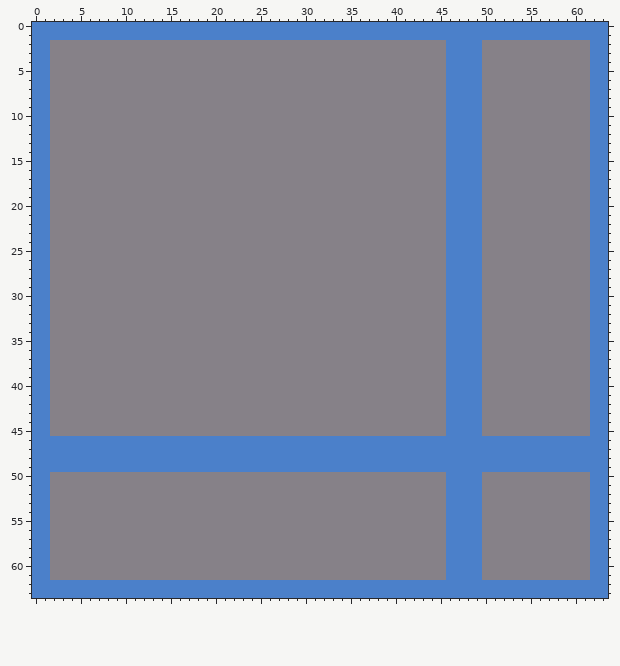
One commit to this pixel-art sprite: Assets/Tiles/Dungeon tileset.png. The picture above was drawn from the file before the commit.
The file is 64x64 pixels.
The result:
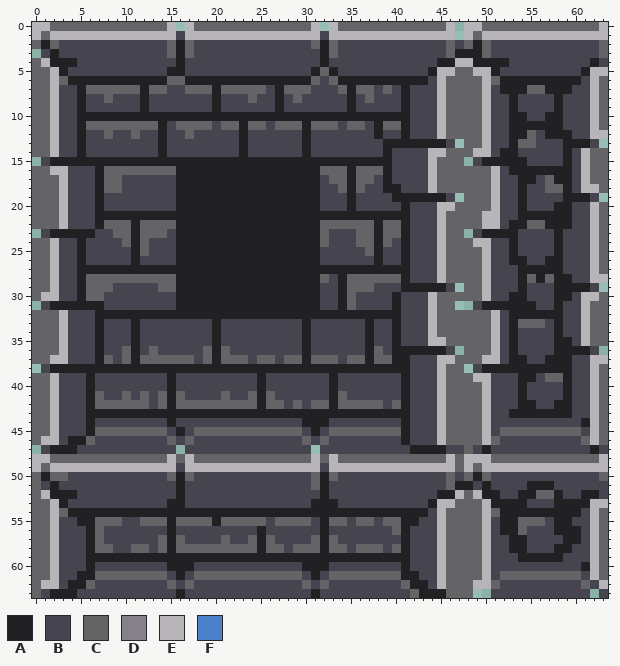
Palette (. is transparent): A #212123  B #45444f  C #646365  D #868188  E #b8b5b9  F #4b80ca
From the commit log: Create basic Dungeon Tileset
Changes in this commit:
Changed rows in their new state; - is an unchanged pixel.
first column x 0:
 0 EECCCCCCCCCCCCCE.ECCCCCCCCCCCCCE.ECCCCCCCCCCCCE.EECCCCCCCCCCCCCE
 1 ECEEEEEEEEEEEEEEBEEEEEEEEEEEEEEEBEEEEEEEEEEEEEE.ECEEEEEEEEEEEEEE
 2 CACBBBBBBBBBBBBCACBBBBBBBBBBBBBCACBBBBBBBBBBBBCBCACBBBBBBBBBBBBC
 3 .BABBBBBBBBBBBBCACBBBBBBBBBBBBBBACBBBBBBBBBBBBCAAACBBBBBBBBBBBBC
 4 CEAAABBBBBBBBBBBABBBBBBBBBBBBBBBABBBBBBBBBBBBAAEEAAAABBBBBBBBBAB
 5 CCEABBBBBBBBBBBAABBBBBBBBBBBBBBACABBBBBBBBBBAEECCEEABBBBBBBBBAEE
 6 CCECAAAAAAAAAAACCAAAAAAAAAAAAAACBCAAAAAAAAAABECCCCECAAAAAAAAABEC
 7 CCEBBACCCCCCACCBBCCCACCCCCBACCCBBBCACCBCBABBBECCCCEBAAACCAAABBEC
 8 CCEBBABBCBBBABBBBBBBABBBCBBABCBBBBBABCBBBABBBECCCCEBBABBBBABBBEC
 9 CCEBBABBBBBBABBBBBBBABBBBBBABBBBBBBABBBBBABBBECCCCEBBABBBBABBBEC
10 CCEBBAAAAAAAAAAAAAAAAAAAAAAAAAAAAAAAAAAAAABBBECCCCEBBAABBAABBBEC
11 CCEBBACCCCCCCCABCCCCBCCACCBCCCACCCBCCBACCABBBECCCCEBBAAAAAABBBEC
12 CCEBBABBCBBCBBABBCBBBBBABBBBBBABBBBBBBABBABBBECCCCEBBAACBAAABBEE
13 CCEBBABBBBBBBBABBBBBBBBABBBBBBABBBBBBBBAAAAAAAB.CCEBBACCBBBAAAB.
14 CCEBBABBBBBBBBABBBBBBBBABBBBBBABBBBBBBBABBBBEECCCEEBAABBBBBABECC
15 .BAAAAAAAAAAAAAAAAAAAAAAAAAAAAAAAAAAAAAABBBBECCC.BAAAAABBBBABECC
16 CCEEBBBACCCCCCCCAAAAAAAAAAAAAAAACCCACCCABBBBECCCCCCEBAAAAAAABECC
17 CCCEBBBACCBBBBBBAAAAAAAAAAAAAAAABCCACCBABBBBECCCCCCEBBAABCAABECC
18 CCCEBBBACCBBBBBBAAAAAAAAAAAAAAAABBCACBBAABBBECCCCCCEBBABBCCABEEC
19 CCCEBBBABBBBBBBBAAAAAAAAAAAAAAAABBBABBBBAAAAAAB.CCCEBBABBBBAAAB.
20 CCCEBBBABBBBBBBBAAAAAAAAAAAAAAAABBBABBBBBABBBEECCCCEBBABBBAABBEC
21 CCCEBBBAAAAAAAAAAAAAAAAAAAAAAAAAAAAAAAAAAABBBECCCCEEBBAAAAAABBEC
22 CCCEBBBACCCACCCCAAAAAAAAAAAAAAAACCCCCCACCABBBECCCCEEBAACCAAABBEC
23 .BAAAAABBCCACCCBAAAAAAAAAAAAAAAACBBBCCACCABBBECC.BAAAABBBBABBBEC
24 CCEBBABBBBCACBBBAAAAAAAAAAAAAAAACBBBCCACBABBBECCCEEBBABBBBABBBEC
25 CCEBBABBBBBACBBBAAAAAAAAAAAAAAAABBBBBCABBABBBECCCCEBBABBBBABBBEC
26 CCEBBABBBBBABBBBAAAAAAAAAAAAAAAABBBBBBABBABBBECCCCEBBAABBAABBBEC
27 CCEBBAAAAAAAAAAAAAAAAAAAAAAAAAAAAAAAAAAAAABBBECCCCEBBBAAAAABBBEC
28 CCEBBACCCCCCCCCCAAAAAAAAAAAAAAAACBACCCCCCABBBECCCCEBBBACACAABBEE
29 CCEBBACCCBBBBBCCAAAAAAAAAAAAAAAABBACCCBBBAAAAAB.CCEBBBABBBAAAAB.
30 CEEBBACCBBBBBBBBAAAAAAAAAAAAAAAABBACBBBBABBBECCCCCEBBAABBBAABEEC
31 .BAAAAAABBBBBBBBAAAAAAAAAAAAAAAABBACBBBBABBBECC..BAAAAAABBABBECC
32 CCCEBBBAAAAAAAAAAAAAAAAAAAAAAAAAAAAAAAAAABBBECCCCCCEBAAAAAABBECC
33 CCCEBBBABBBABBBBBBBBABBBBBBBBBABBBBBBABBABBBECCCCCCEBACCCBABBECC
34 CCCEBBBABBBABBBBBBBBABBBBBBBBBABBBBBBABBABBBECCCCCCEBABBBBABBECC
35 CCCEBBBABBBABBBBBBBBABBBBBBBBBABBBBBBABBABBBEECCCCCEBABBBBAABECC
36 CCCEBBBABBCABCBBBBBCACBBBBBBBBABBBBBBACBAAAAAAB.CCCEBABBBBAAAAB.
37 CCEEBBBACBCACCCCCCBCACCCBCCBCCACCCBCCACCAABBBEECCCEEBAABBAAABBEE
38 .BAAAAAAAAAAAAAAAAAAAAAAAAAAAAAAAAAAAAAAAABBBECC.BAAAAAAAAAABBEC
39 CCEBBBABBBBBBBBABBBBBBBBBABBBBBBBABBBBBBBABBBECCCEEBBBAABCCABBEC
40 CCEBBBABBBBBBBBABBBBBBBBBABBBBBBBABBBBBBBABBBECCCCEBBBABBBBABBEC
41 CCEBBBACBBCBCBCACBBBBCBBCACBBBBBBACBBBBBBABBBECCCCEBBBABBBBABBEC
42 CCEBBBACCCCCCBCACCCCCCCCCACCBCBCCACCCCCBCABBBECCCCEBBBAABBAABBEC
43 CCEBBBAAAAAAAAAAAAAAAAAAAAAAAAAAAAAAAAAAAABBBECCCCEBBAAAAAAABBEC
44 CCEBBBABBBBBBBBABBBBBBBBBBBBBBAAABBBBBBBBABBBECCCCEBBBBBBBBBBAEC
45 CCEBBBACCCCCCCCBABCCCCCCCCCCCCBABCCCCCCCCABBBECCCCEBCCCCCCCCCBEC
46 CEEBAACBBBBBBBBCBCBBBBBBBBBBBBCBCBBBBBBBBABBBECCCCECBBBBBBBBBCEC
47 .BAAABBBBBBBBBBB.BBBBBBBBBBBBBB.BBBBBBBBBBAAAABBCBABBBBBBBBBBBAB
48 EECCCCCCCCCCCCCECECCCCCCCCCCCCCECECCCCCCCCCCCCECEEECCCCCCCCCCCCE
49 ECEEEEEEEEEEEEEEBEEEEEEEEEEEEEEEBEEEEEEEEEEEEEECECEEEEEEEEEEEEEE
50 CACCBBBBBBBBBBBCACBBBBBBBBBBBBBCACBBBBBBBBBBBBCBCACBBBBBBBBBBBBC
51 CBABBBBBBBBBBBBBABBBBBBBBBBBBBBCABBBBBBBBBBBBBCAABABBBBAAABBBBBB
52 CEAAABBBBBBBBBBBABBBBBBBBBBBBBBBABBBBBBBBBBBBAAECEAABBAACCABBAAB
53 CCEABBBBBBBBBBBAABBBBBBBBBBBBBBAAABBBBBBBBBBAEECCCEAAAABBBAAAAEE
54 CCECAAAAAAAAAAAAAAAAAAAAAAAAAAAAAAAAAAAAAAAABECCCCECAAAAAAAAABEC
55 CCEBBAACCCBBCCCACCCCACCCCCBCCCCBACCBCCBCCAABBECCCCEBAACCCBAABBEC
56 CCEBBBACBBBBBBBABBBBBBBBBABBBBBBABBBBBBBCABBBECCCCEBAACBBBAAABEC
57 CCEBBBACBBBBBBCACBBBBCBBCACBBBBCACBBBBBBBABBBECCCCEBBAABBBBAABEC
58 CCEBBBACCBBCCBCACCCCCCCCCACCBCCCACCBCCCBCABBBECCCCEBBAABBBAABBEC
59 CCEBBBAAAAAAAAAAAAAAAAAAAAAAAAAAAAAAAAAAAABBBECCCCEBBBAAAAABBBEC
60 CCEBBBABBBBBBBBAAABBBBBBBBBBBBAAABBBBBBBBABBBECCCCEBBBBBBBBBBAEC
61 CCEBBAACCCCCCCCBABCCCCCCCCCCCCBABCCCCCCCCAABBECCCCEBCCCCCCCCCBEC
62 CEEBAACBBBBBBBBCBCBBBBBBBBBBBBCBCBBBBBBBBCAABECCCEECBBBBBBBBBCBE
63 CBAAABBBBBBBBBBBABBBBBBBBBBBBBBABBBBBBBBBBCAAACCC..BBBBBBBBBBB.B
Pixel boxes of the changes (left, top, right, bottom) in both pictures:
changed: (32, 22, 608, 598)
